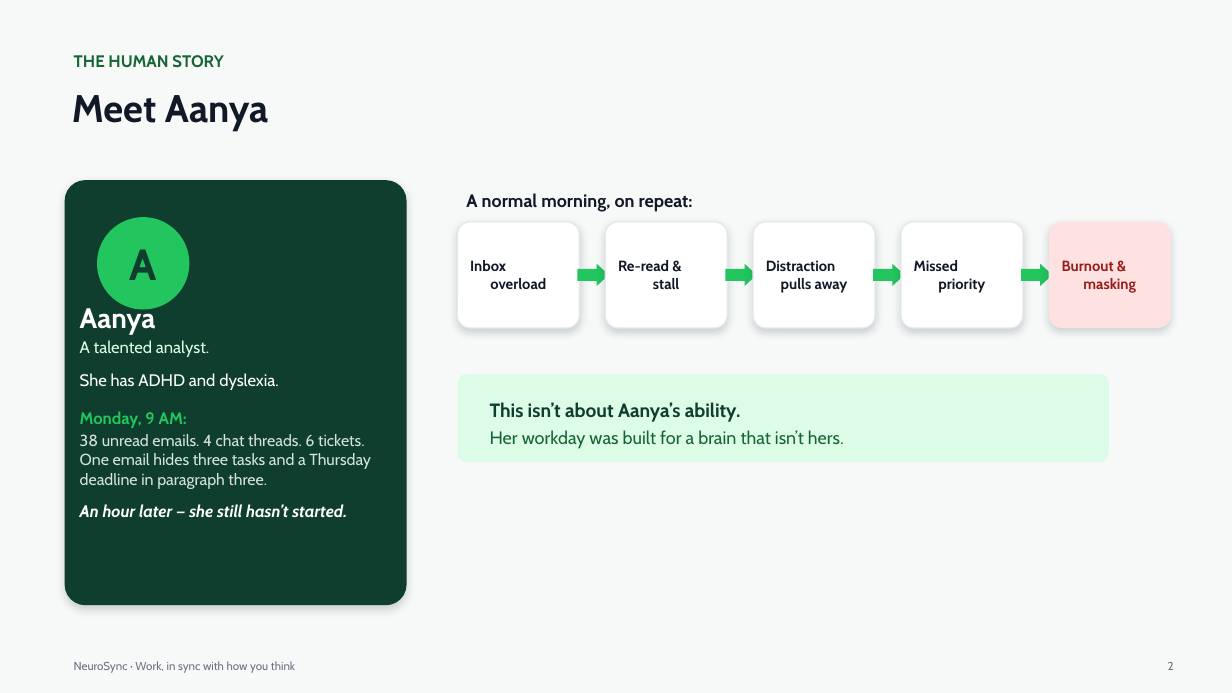
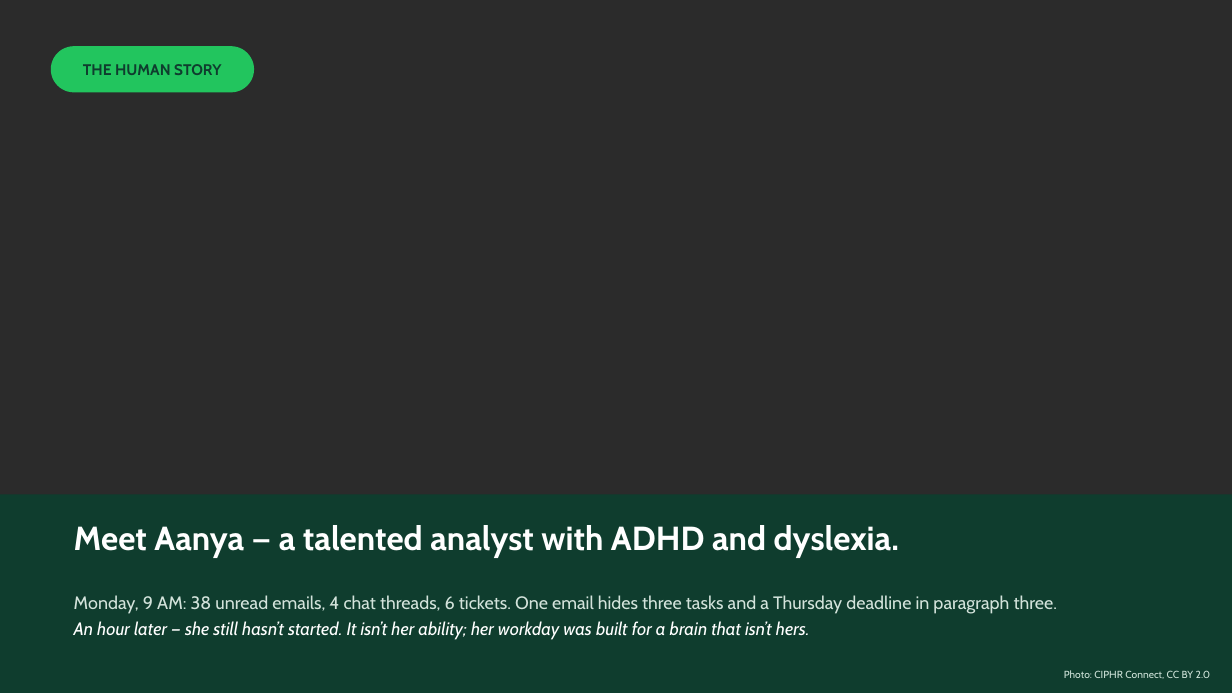
Before and after one commit to kumarsaransh55/NeuroSync, a slide deck: slide 2 of docs/NeuroSync-Final-Deck.pptx. Drawn at 1232x693 pixels with LibreOffice and Linux fonts; fonts in the diff are those of the drawing; background and template pictures are left out; a plain dark background stands for a picture behind light text. Boxes give left, top, right and bottom in pixels: in the first picture for what was removed or moved away, otherwise in the second. Text is boxed around its words. In the diff, an @@ line names an element or a change of style, - is before the commit and + after.

```diff
--- a/docs/NeuroSync-Final-Deck.pptx
+++ b/docs/NeuroSync-Final-Deck.pptx
@@ background #F6F9F8 to picture (left out) @@
@@ rounded rectangle "THE HUMAN STORY": place and size @@
-rounded rectangle "THE HUMAN STORY" at [74,55,224,68]
+rounded rectangle "THE HUMAN STORY" at [51,46,254,92]
@@ rounded rectangle "THE HUMAN STORY" at [51,46,254,92]: size 13 to 12 pt, text colour #166534 to #0F3D2E; alignment left to centre; less space between paragraphs; vertical alignment top to middle; fill none to #22C55E @@
@@ text removed at [72,95,268,131] @@
-Meet Aanya
@@ rounded rectangle removed at [65,180,407,605] @@
-Aanya
-A talented analyst.
-She has ADHD and dyslexia.
-Monday, 9 AM:
-38 unread emails. 4 chat threads. 6 tickets. One email hides three tasks and a Thursday deadline in paragraph three.
-An hour later — she still hasn’t started.
@@ text removed at [466,193,693,212] @@
-A normal morning, on repeat:
@@ rounded rectangle removed at [97,217,189,310] @@
-A
@@ rounded rectangle removed at [457,222,579,328] @@
-Inbox
-overload
@@ rounded rectangle removed at [605,222,727,328] @@
-Re-read &
-stall
@@ rounded rectangle removed at [753,222,875,328] @@
-Distraction
-pulls away
@@ rounded rectangle removed at [901,222,1023,328] @@
-Missed
-priority
@@ rounded rectangle removed at [1049,222,1171,328] @@
-Burnout &
-masking
@@ right arrow removed at [578,263,609,286] @@
@@ right arrow removed at [726,263,757,286] @@
@@ right arrow removed at [873,263,905,286] @@
@@ right arrow removed at [1021,263,1053,286] @@
@@ rounded rectangle removed at [457,374,1109,462] @@
@@ text removed at [490,402,844,449] @@
-This isn’t about Aanya’s ability.
-Her workday was built for a brain that isn’t hers.
@@ rectangle added at [0,494,1232,693], fill #0F3D2E @@
@@ text added at [74,525,899,558], 26 pt, text #FFFFFF, bold @@
+Meet Aanya — a talented analyst with ADHD and dyslexia.
@@ text added at [74,595,1057,640], 14 pt, text #D3E3DB @@
+Monday, 9 AM: 38 unread emails, 4 chat threads, 6 tickets. One email hides three tasks and a Thursday deadline in paragraph three.
+An hour later — she still hasn’t started. It isn’t her ability; her workday was built for a brain that isn’t hers.
@@ text removed at [74,661,295,673] @@
-NeuroSync · Work, in sync with how you think
@@ text added at [1064,670,1211,679], 8 pt, text #CFE3D9 @@
+Photo: CIPHR Connect, CC BY 2.0
@@ text removed at [1168,662,1174,670] @@
-2
```
Also in this commit, not shown: 10 other slides changed, 1 slide added, 6 other files.
